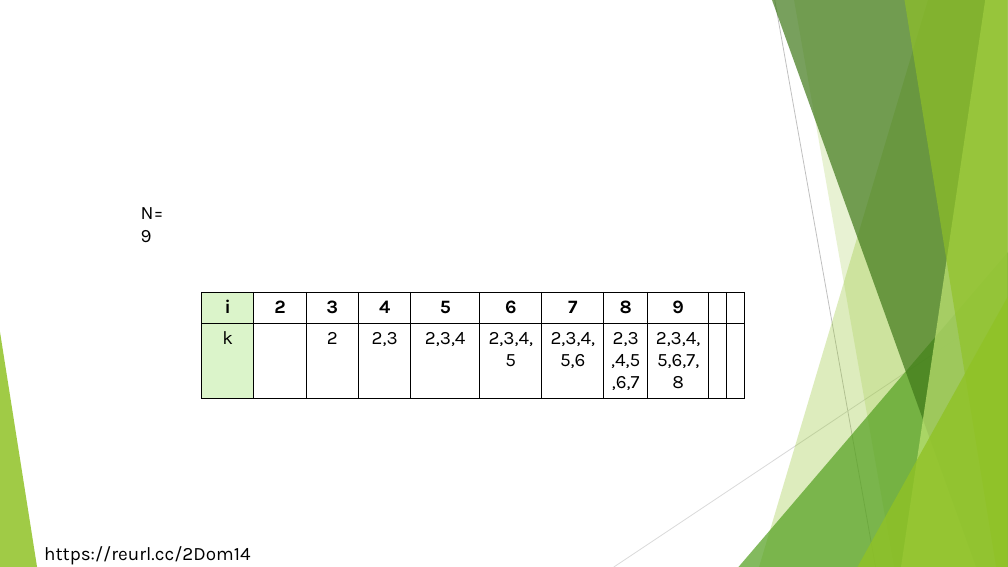
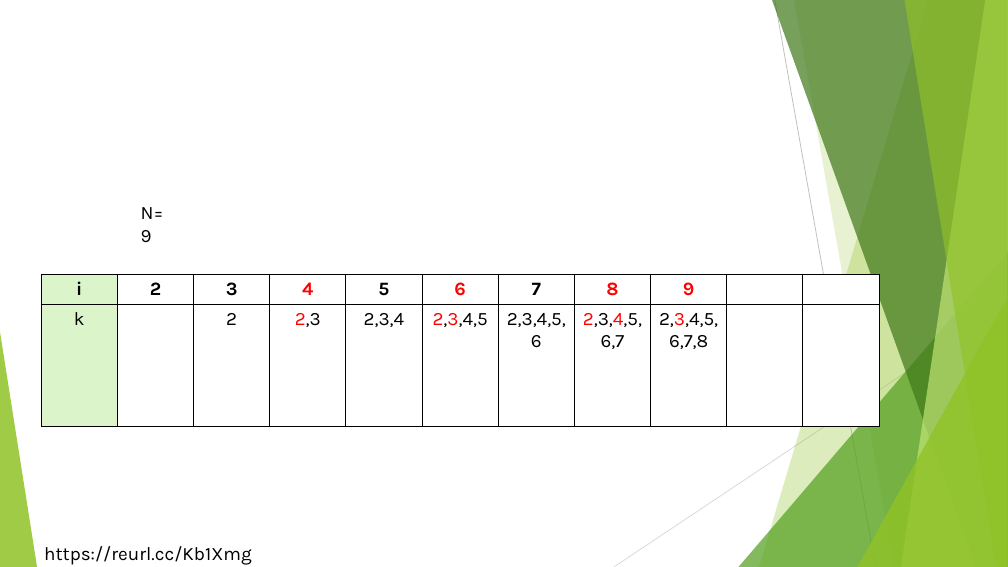
Before and after one commit to liulawsi/My_PPTs, a slide deck: slide 24 of LCC/Java/05_迴圈大法.pptx (slide 23 before the commit). Drawn at 1008x567 pixels with LibreOffice and Linux fonts; fonts in the diff are those of the drawing; background and template pictures are left out. Boxes give left, top, right and bottom in pixels: in the first picture for what was removed or moved away, otherwise in the second. Text is boxed around its words. In the diff, an @@ line names an element or a change of style, - is before the commit and + after.

```diff
--- a/LCC/Java/05_迴圈大法.pptx
+++ b/LCC/Java/05_迴圈大法.pptx
@@ table at (x1=42, y1=274, x2=882, y2=427) @@
@@ text colour #000000 to #FF0000 in "4", "6", "8", "9" and 4 more places @@
@@ table resized from (x1=202, y1=293, x2=743, y2=422) to (x1=42, y1=274, x2=882, y2=427) @@
@@ text at (x1=44, y1=546, x2=252, y2=565): text changed @@
-https://reurl.cc/2Dom14
+https://reurl.cc/Kb1Xmg
```
Also in this commit, not shown: 39 other slides changed, 2 slides added, 39 other files.
